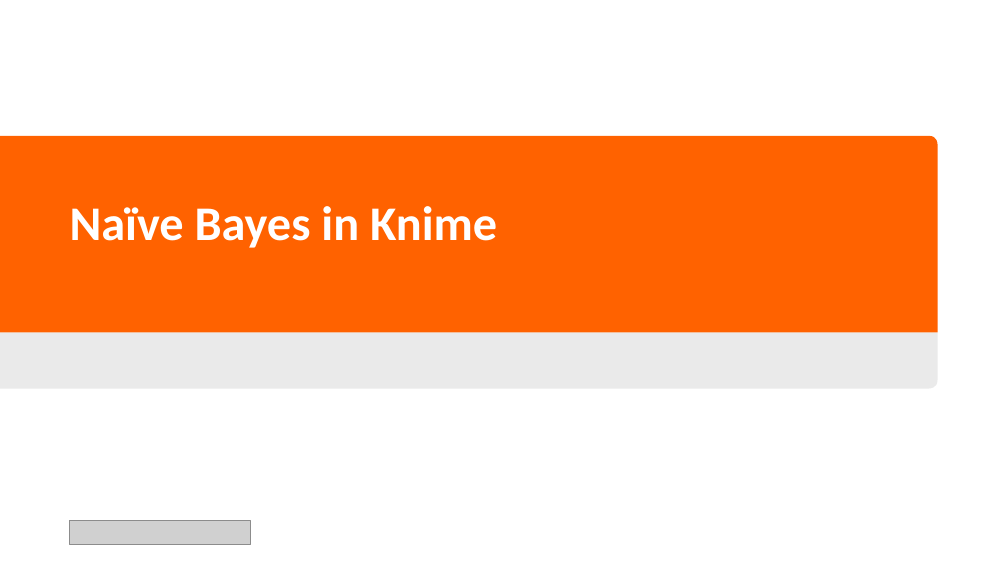
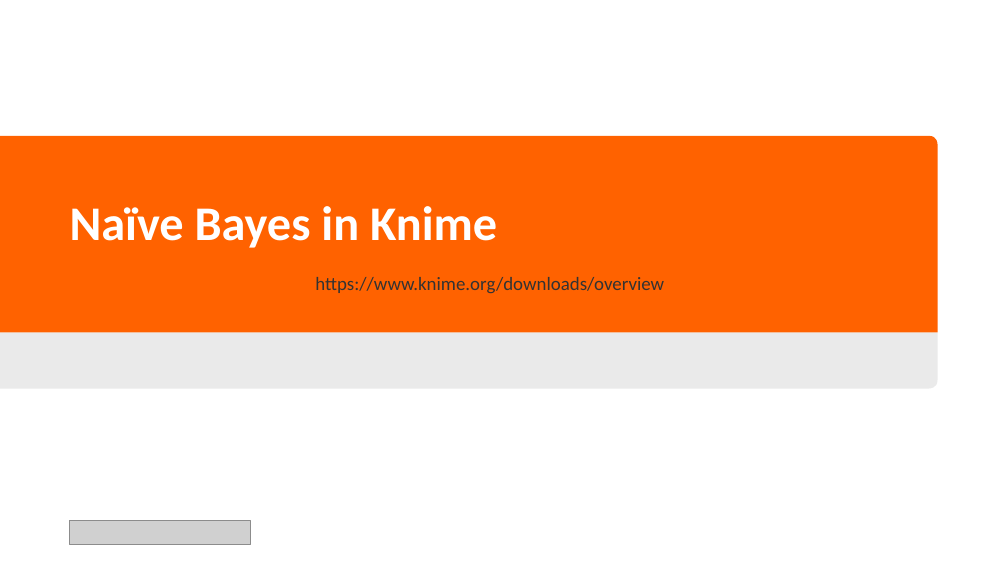
Before and after one commit to erik121212/naivebayes, a slide deck: slide 11 of spark-core/naive-bayes/src/main/resources/NaiveBayes.pptx (slide 10 before the commit). Drawn at 1008x567 pixels with LibreOffice and Linux fonts; fonts in the diff are those of the drawing; grey boxes stand for pictures; background and template pictures are left out. Boxes give left, top, right and bottom in pixels: in the first picture for what was removed or moved away, otherwise in the second. Text is boxed around its words. In the diff, an @@ line names an element or a change of style, - is before the commit and + after.

```diff
--- a/spark-core/naive-bayes/src/main/resources/NaiveBayes.pptx
+++ b/spark-core/naive-bayes/src/main/resources/NaiveBayes.pptx
@@ text added at (315,277,664,294), 18 pt, text #333333 @@
+https://www.knime.org/downloads/overview
```
Also in this commit, not shown: 5 other slides changed, 1 slide added, 1 slide removed.
